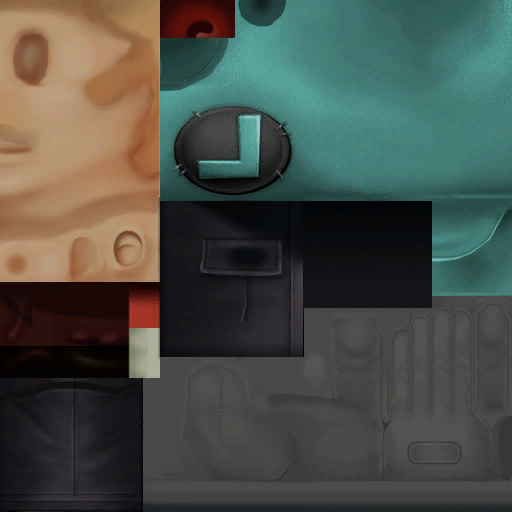
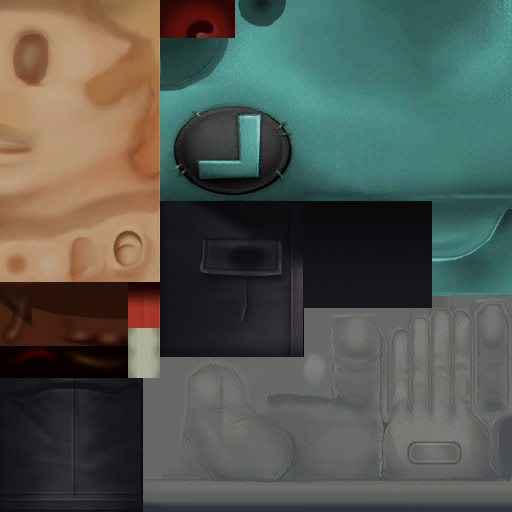
Layers edited between the first and the second 512 × 512 image:
hid "Livello 2" over [0, 201, 432, 512]
hid "Livello 1" over [0, 0, 512, 512]
added layer "Livello 3" above "MrL_Hat" over [160, 0, 432, 296]
added layer "MrL_Hat" over [0, 0, 512, 512]
